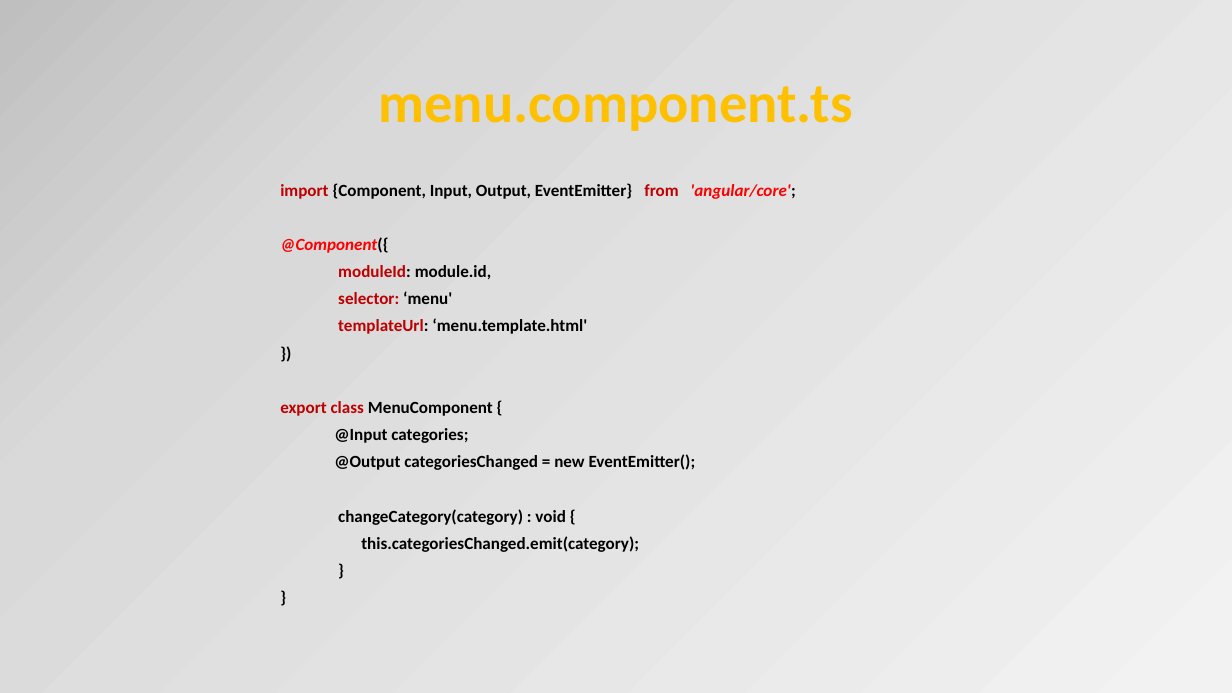
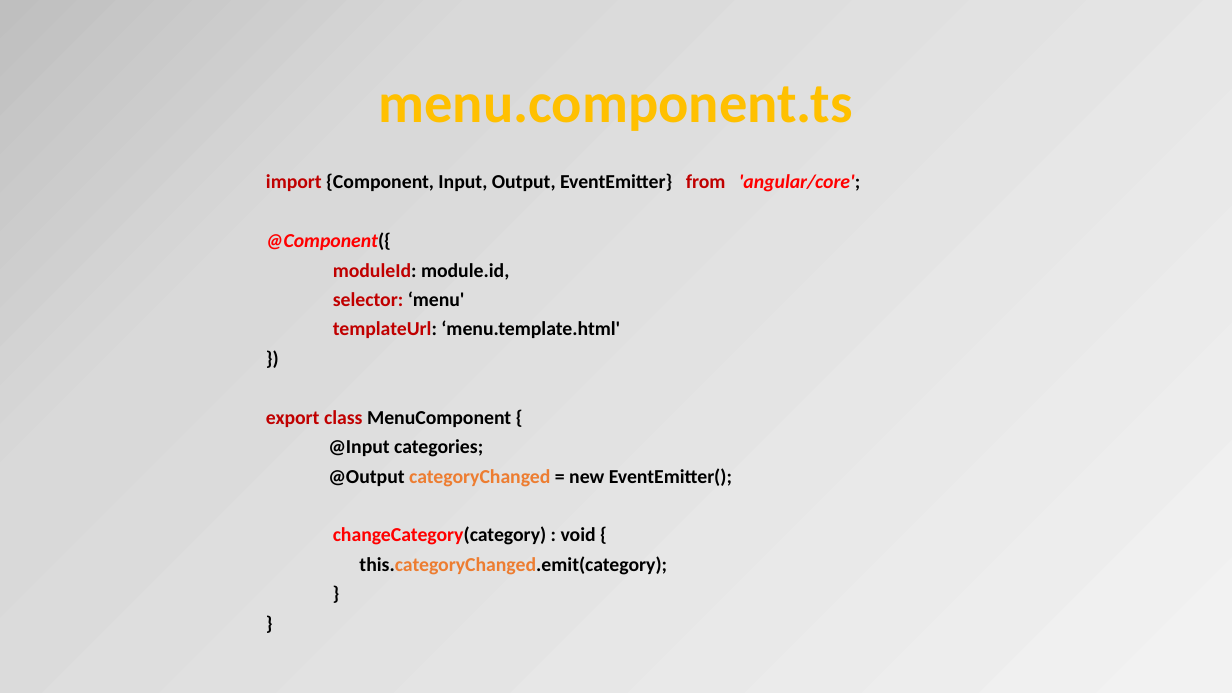
Before and after one commit to OrdinaNederland/hackjam-angular, a slide deck: slide 44 of Angular2.pptx (slide 42 before the commit). Drawn at 1232x693 pixels with LibreOffice and Linux fonts; fonts in the diff are those of the drawing. Boxes give left, top, right and bottom in pixels: in the first picture for what was removed or moved away, otherwise in the second. Text is boxed around its words. In the diff, an @@ line names an element or a change of style, - is before the commit and + after.

```diff
--- a/Angular2.pptx
+++ b/Angular2.pptx
@@ text "import {Component, Input, Output, EventEmitter} ..." moved from (x1=280, y1=183, x2=795, y2=552) to (x1=266, y1=173, x2=860, y2=575) @@
@@ text at (x1=266, y1=173, x2=860, y2=545): size 13.3 to 15.4 pt in "import {Component, Input, Output, EventEmitter} from 'angula ...", "@Component({", "moduleId: module.id,", "selector: ‘menu'" and 7 more places; text colour #000000 to #FF0000 in "changeCategory(category)" @@
@@ text at (x1=328, y1=468, x2=732, y2=487): text changed; size 13.3 to 15.4 pt @@
-@Output categoriesChanged = new EventEmitter();
+@Output categoryChanged = new EventEmitter();
@@ text at (x1=359, y1=556, x2=667, y2=575): text changed; size 13.3 to 15.4 pt @@
-this.categoriesChanged.emit(category);
+this.categoryChanged.emit(category);
```
Also in this commit, not shown: 8 other slides changed, 4 slides added, 1 other file.
